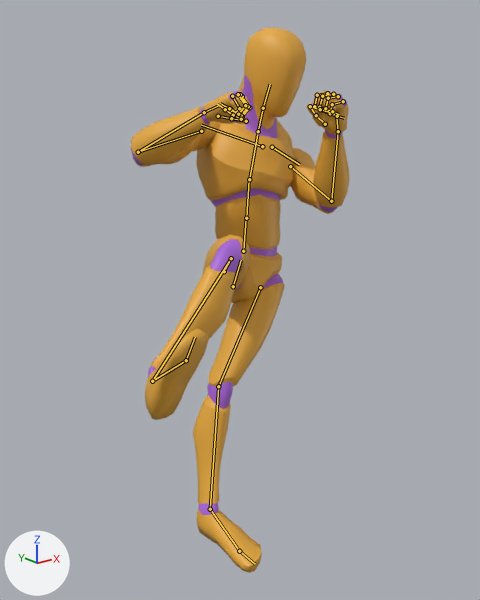
The glTF model public/models/quaternius/blender-kicks-core.glb, before and after one commit.
Before and after are seen from a 50 mm lens placed at (-0.985, -1.769, 1.506), pointed at (0.337, -0.116, 0.845). Arrows for +X, +Y and +Z are at lower left; the lights stay in place. The older version comes first. Both versions are drawn at frame 7 of the action 'BF_RisingKick_R'; the numbers are the values there. The bones that change, and the others that lie on the model, are drawn over the model as lines.

Names of what the first picture shows: 'Mannequin'.
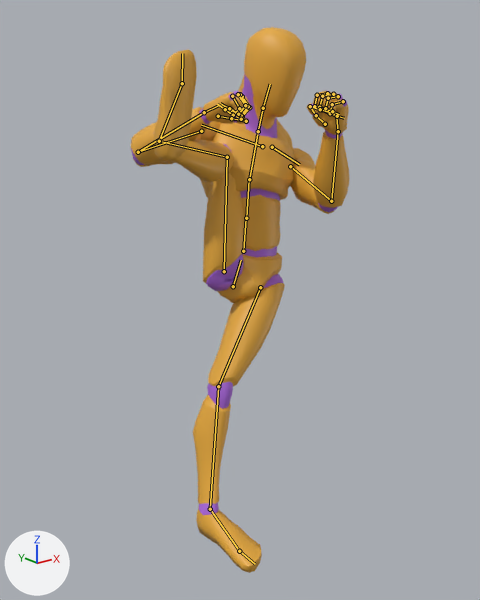
Commit message: Generate measured Motion Foundry V6 kick actions

Pixel boxes [x1, y1, x2, y2] of what changed, in the pictures (480 x 600 px):
'Mannequin', posed: [131, 27, 349, 573] in both
bone 'thigh_r', root to tip: before (224, 271) to (231, 258); after (224, 271) to (227, 157)
bone 'calf_r', root to tip: before (231, 258) to (152, 381); after (227, 157) to (159, 141)
bone 'foot_r', root to tip: before (152, 381) to (186, 360); after (159, 141) to (182, 83)

Patch to the scene script:
```diff
--- a/public/models/quaternius/blender-kicks-core.glb.py
+++ b/public/models/quaternius/blender-kicks-core.glb.py
@@ bone_thigh_r @@
 bone_thigh_r = bpy.data.objects['Armature'].pose.bones['thigh_r']  # child of 'pelvis'
-bone_thigh_r.rotation_quaternion = (-0.786, 0.543, -0.103, -0.277)  # degrees (-64, 28, 21)
+bone_thigh_r.rotation_quaternion = (-0.227, 0.693, -0.078, -0.407)  # degrees (-137, 58, 12)
@@ bone_calf_r @@
 bone_calf_r = bpy.data.objects['Armature'].pose.bones['calf_r']  # child of 'thigh_r'
-bone_calf_r.rotation_quaternion = (0.762, 0.547, 0.262, 0.227)  # degrees (74, 9, 40)
+bone_calf_r.rotation_quaternion = (0.73, 0.586, 0.252, 0.243)  # degrees (79, 5, 41)
@@ bone_foot_r @@
 bone_foot_r = bpy.data.objects['Armature'].pose.bones['foot_r']  # child of 'calf_r'
-bone_foot_r.rotation_quaternion = (-0.73, 0.138, -0.31, 0.592)  # degrees (-36, 17, -84)
+bone_foot_r.rotation_quaternion = (-0.681, -0.222, -0.358, 0.459)  # degrees (-3, 54, -70)
```
